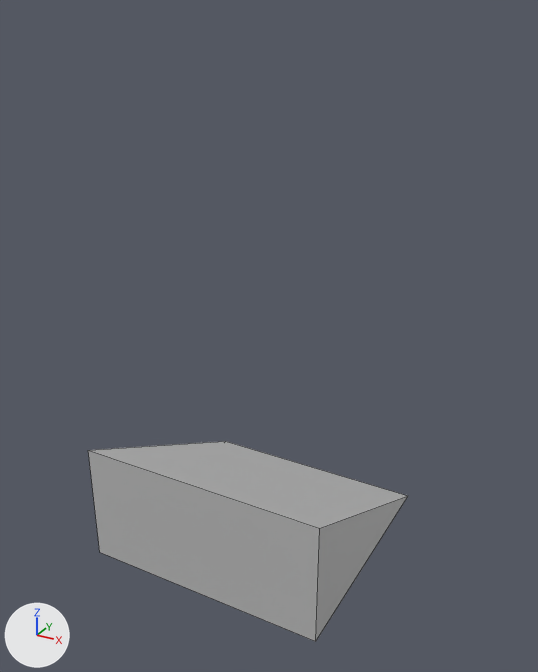
Before and after pictures for a commit that changed the FBX model KickshotProject/Assets/Models/StructureModels/ramp1x2.fbx.
Both versions are drawn from a 50 mm camera at (2.65, -4.7, 3.67) aimed at (0.09, -0.04, 1.33). Lighting does not change. The marker at lower left points along +X, +Y and +Z. Mesh edges are drawn as thin lines. Where no turn or scale is listed for an object, it has been applied to the vertices.
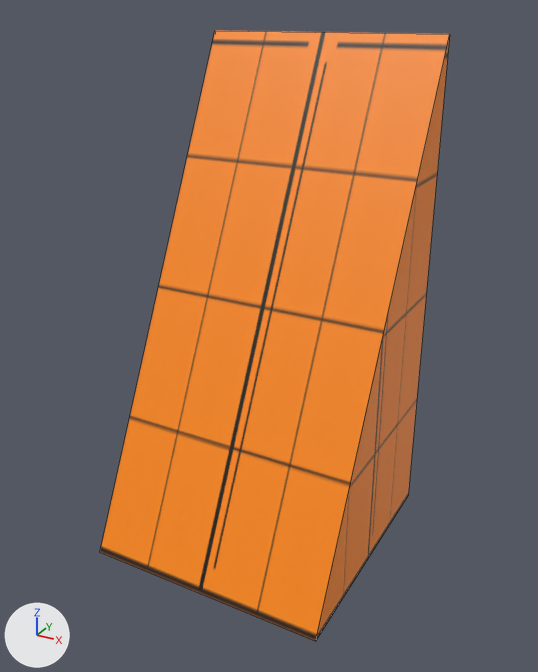
The newer file is also rescaled (x0.5), turned or shifted as a whole; pictures and numbers use the older file's frame.

Location of each change, (x1, y1, x2, y2) in pixels of the pictures (538 x 672 px):
'pCube1', reshaped (9% wider, 203% taller): before (88, 441, 408, 642); after (100, 30, 450, 642)

The edits, one by one:
Picture 'Grid_Orange_Small.png' (img_grid_orange_small_png) is new.
Material 'lambert2' (mat_lambert2) is new.
Its texture is img_grid_orange_small_png.
me_mesh is used by ob_pcube1; location (0.0, 0.0, 0.0).
Verts and faces of me_mesh; kept vertices keep their numbers, new ones are numbered from 6.
Before the commit, vertices of me_mesh: 0 (-1.0, -1.0, -0.5) at pixel (99, 552), 1 (1.0, -1.0, -0.5) at pixel (315, 641), 2 (-1.0, -1.0, 0.5) at pixel (88, 450), 3 (1.0, -1.0, 0.5) at pixel (319, 528), 4 (-1.0, 1.0, -0.5) at pixel (225, 441).
Before the commit, vertices of me_mesh: 5 (1.0, 1.0, -0.5) at pixel (408, 495).
me_mesh had 6 vertices, 5 faces and spanned x -1.0..1.0, y -1.0..1.0, z -0.5..0.5.
me_mesh no longer uses material mat_lambert1 (grey #bcbcbc).
me_mesh now has 6 vertices, 5 faces and spans x -1.0..1.0, y -1.0..1.0, z -0.5..3.5.
Part 1, on me_mesh:
Vertices deleted: 2, 3 (with the faces that use them).
New vertex 6 is at (-1.0, 1.0, 3.5), pixel (214, 30).
New vertex 7 is at (1.0, 1.0, 3.5), pixel (449, 34).
New faces: (0, 1, 7, 6), (4, 6, 7, 5), (1, 5, 7), (0, 6, 4).
me_mesh now uses material mat_lambert2 (picture img_grid_orange_small_png).
